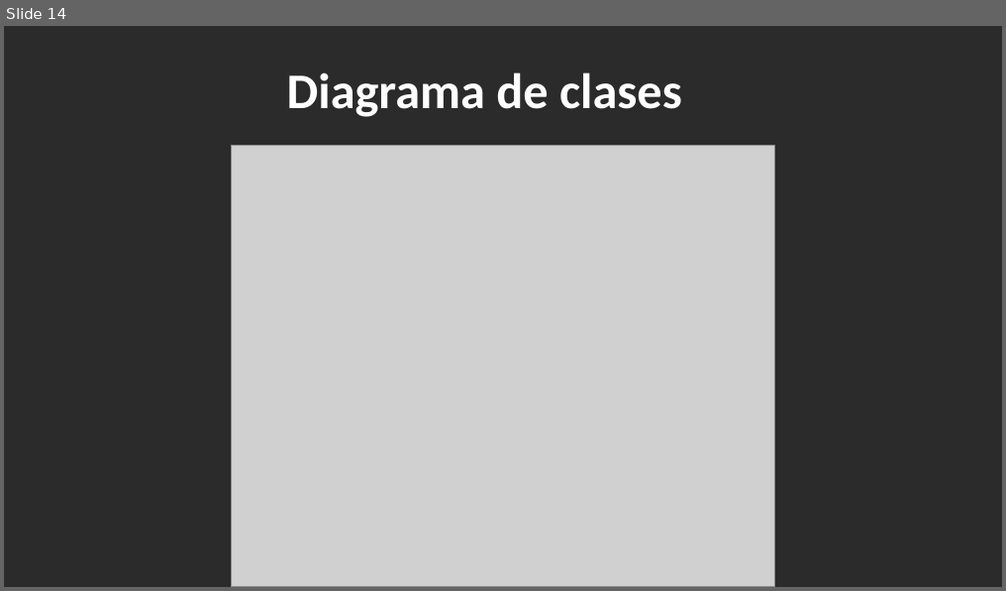
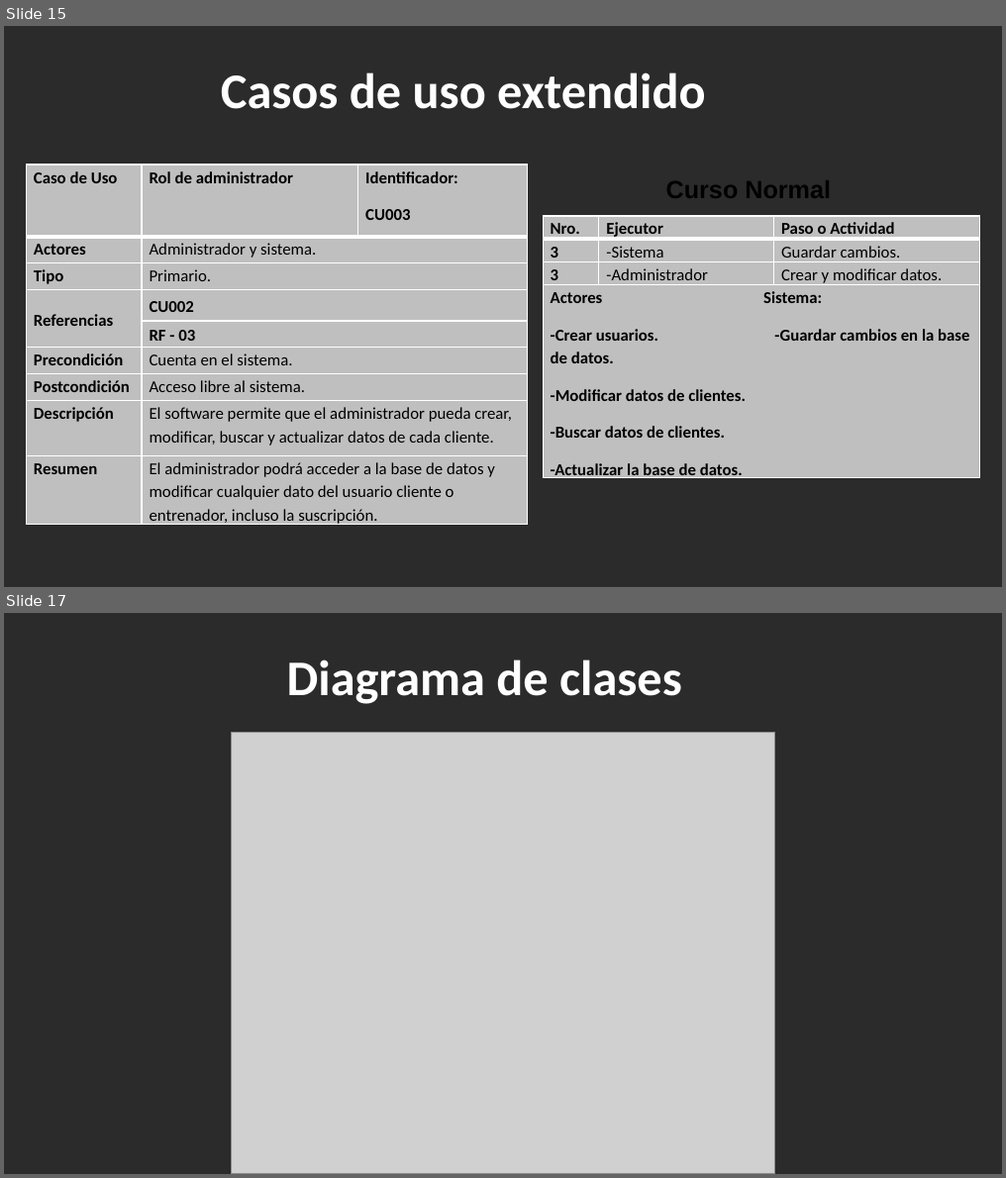
Before and after one commit to teamfsteelsystem/ProyectoFSS, a slide deck: Descripcion FSS/ExpoOficialFSS.pptx. Shown one above the other, each under a label of ours: slide 14 before the commit, slides 15 and 17 after it; the slides between them are not shown. The pictures are 1006x591 and 1006x1178 pixels, drawn with LibreOffice and Linux fonts; fonts in the diff are those of the drawing; grey boxes stand for pictures; background and template pictures are left out; a plain dark background stands for a picture behind light text. Boxes give left, top, right and bottom in pixels: in the first picture for what was removed or moved away, otherwise in the second. Text is boxed around its words. In the diff, an @@ line names an element or a change of style, - is before the commit and + after.

```diff
--- a/Descripcion FSS/ExpoOficialFSS.pptx
+++ b/Descripcion FSS/ExpoOficialFSS.pptx
@@ slide 15 added at <box>4,26,1002,587</box>, background picture (left out) @@
@@ text added at <box>221,73,705,109</box>, 36 pt, text #FFFFFF, bold @@
+Casos de uso extendido
@@ table added at <box>26,165,527,529</box>, 9 rows, 3 columns @@
+Caso de Uso | Rol de administrador | Identificador: / CU003
+Actores | Administrador y sistema. | 
+Tipo | Primario. | 
+Referencias | CU002 | 
+ | RF - 03 | 
+Precondición | Cuenta en el sistema. | 
+Postcondición | Acceso libre al sistema. | 
+Descripción | El software permite que el administrador pueda crear, modificar, buscar y actualizar datos de cada cliente. | 
+Resumen | El administrador podrá acceder a la base de datos y modificar cualquier dato del usuario cliente o entrenador, incluso la suscripción. | 
@@ text added at <box>666,180,831,198</box>, 18 pt, text #000000, bold @@
+Curso Normal
@@ table added at <box>543,216,979,483</box>, 4 rows, 3 columns @@
+Nro. | Ejecutor | Paso o Actividad
+3 | -Sistema | Guardar cambios.
+3 | -Administrador | Crear y modificar datos.
+Actores Sistema: / -Crear usuarios. -Guardar cambios en la base de datos. / -Modificar datos de clientes. / -Buscar datos de clientes. / -Actualizar la base de datos. |  | 
@@ what was slide 14 is now slide 17 @@
```
Also in this commit, not shown: 6 slides changed, 4 other slides added, 2 slides removed, 7 other files.
